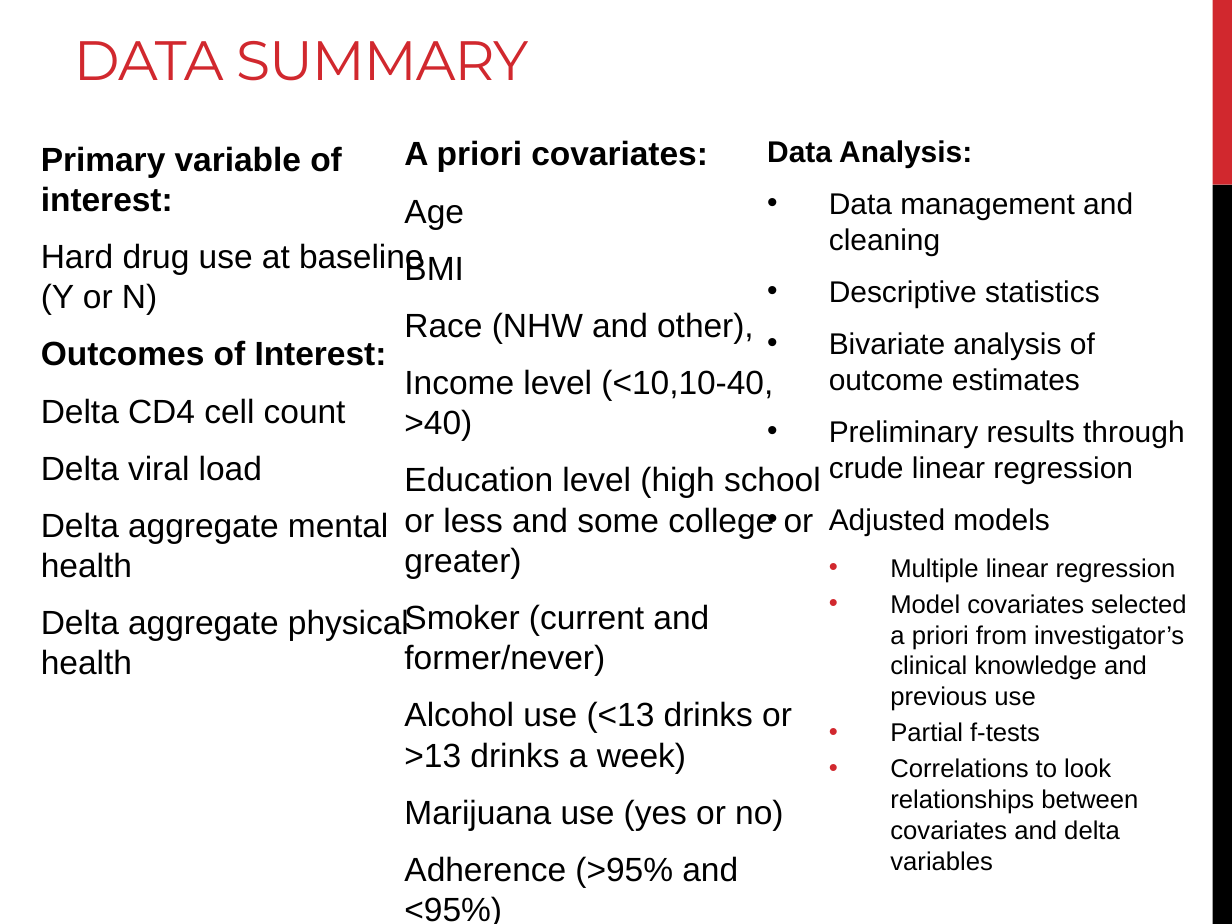
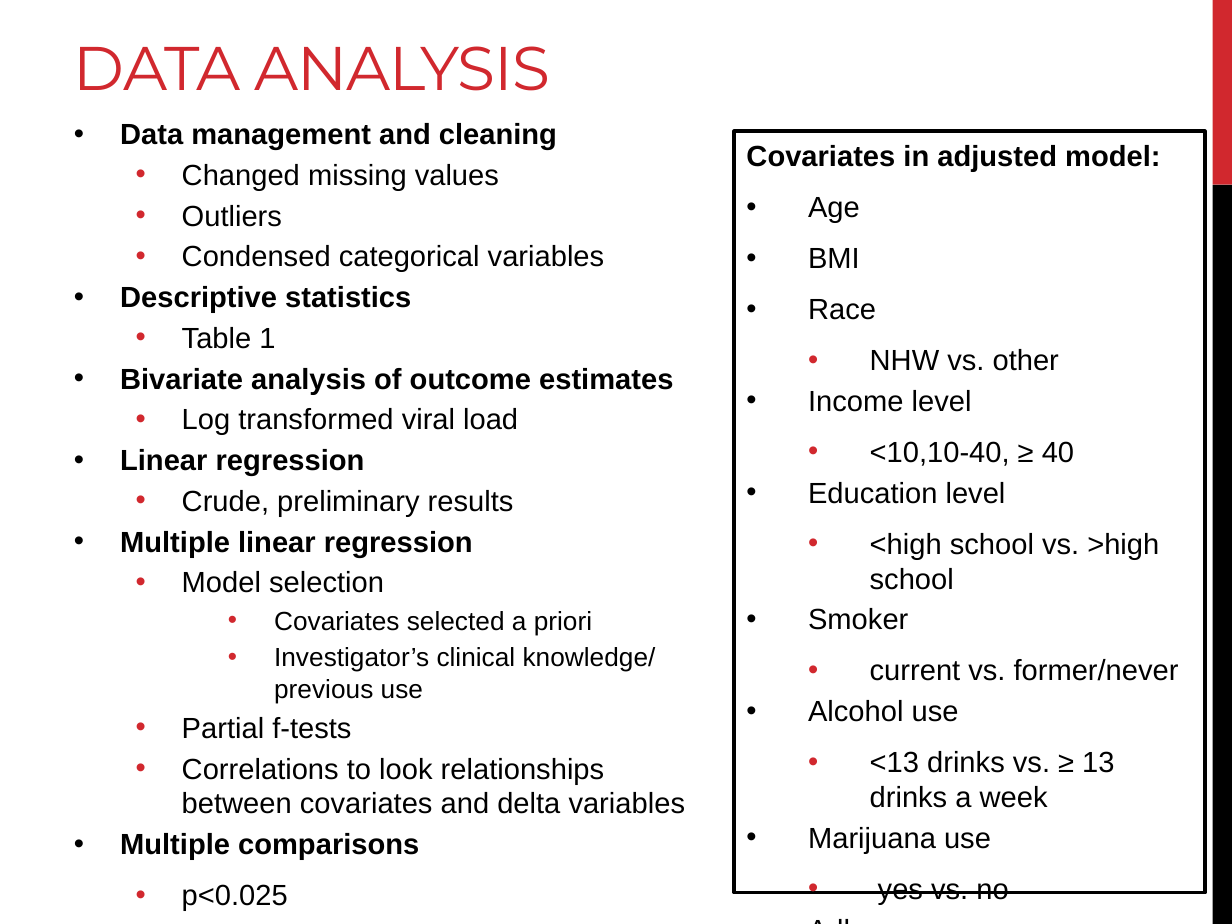
Before and after one commit to Delgoulding/Biostat-Projects, a slide deck: slide 3 of Project1/Reports/Project 1 presentation.pptx. Drawn at 1232x924 pixels with LibreOffice and Linux fonts; fonts in the diff are those of the drawing. Boxes give left, top, right and bottom in pixels: in the first picture for what was removed or moved away, otherwise in the second. Text is boxed around its words. In the diff, an @@ line names an element or a change of style, - is before the commit and + after.

```diff
--- a/Project1/Reports/Project 1 presentation.pptx
+++ b/Project1/Reports/Project 1 presentation.pptx
@@ title at (74,46,551,91): text changed; size 32.4 to 36 pt @@
-DATA SUMMARY
+DATA ANALYSIS
@@ text removed at (41,146,424,675) @@
-Primary variable of interest:
-Hard drug use at baseline (Y or N)
-Outcomes of Interest:
-Delta CD4 cell count
-Delta viral load
-Delta aggregate mental health
-Delta aggregate physical health
@@ text added at (120,123,686,859), 17 pt, text #000000 @@
+• Data management and cleaning
+  • Changed missing values
+  • Outliers
+  • Condensed categorical variables
+• Descriptive statistics
+  • Table 1
+• Bivariate analysis of outcome estimates
+  • Log transformed viral load
+• Linear regression
+  • Crude, preliminary results
+• Multiple linear regression
+  • Model selection
+    • Covariates selected a priori
+    • Investigator’s clinical knowledge/ previous use
+  • Partial f-tests
+  • Correlations to look relationships between covariates and delta variables
+• Multiple comparisons
+  • p<0.025
@@ text removed at (404,140,821,924) @@
-A priori covariates:
-Age
-BMI
-Race (NHW and other),
-Income level (<10,10-40, >40)
-Education level (high school or less and some college or greater)
-Smoker (current and former/never)
-Alcohol use (<13 drinks or >13 drinks a week)
-Marijuana use (yes or no)
-Adherence (>95% and <95%)
@@ rectangle "Covariates in adjusted model:": place and size @@
-rectangle "Covariates in adjusted model:" at (767,140,1186,871)
+rectangle "Covariates in adjusted model:" at (734,132,1205,893)
@@ rectangle "Covariates in adjusted model:" at (734,132,1205,893): fill none to #FFFFFF; outline none to #000000 2.25 pt @@
@@ text in rectangle at (746,145,1179,904): text changed; size 15 to 17 pt @@
-Data Analysis:
-• Data management and cleaning
-• Descriptive statistics
-• Bivariate analysis of outcome estimates
-• Preliminary results through crude linear regression
-• Adjusted models
-  • Multiple linear regression
-  • Model covariates selected a priori from investigator’s clinical knowledge and previous use
-  • Partial f-tests
-  • Correlations to look relationships between covariates and delta variables
+Covariates in adjusted model:
+• Age
+• BMI
+• Race
+  • NHW vs. other
+• Income level
+  • <10,10-40, ≥ 40
+• Education level
+  • <high school vs. >high school
+• Smoker
+  • current vs. former/never
+• Alcohol use
+  • <13 drinks vs. ≥ 13 drinks a week
+• Marijuana use
+  • yes vs. no
+• Adherence
+  • >95% vs. <95%
```
Also in this commit, not shown: 4 other slides changed, 1 slide added, 3 other files.
